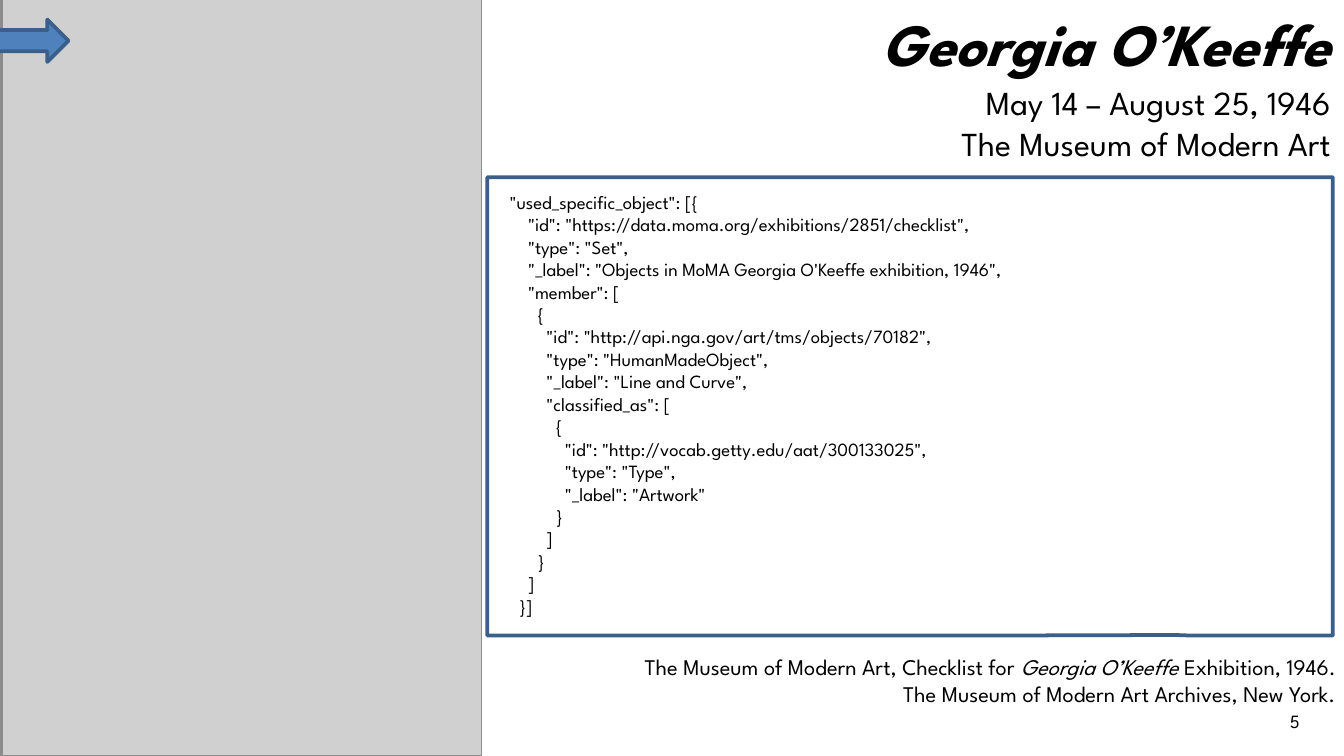
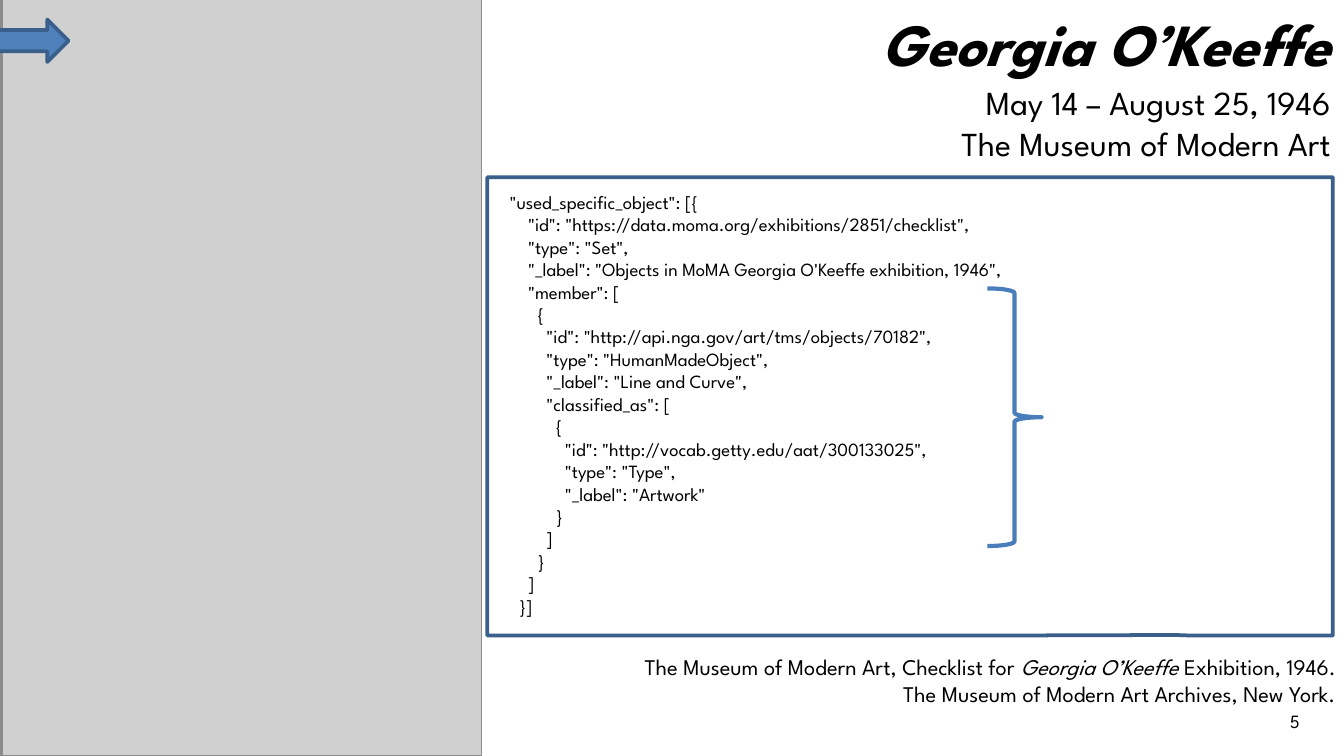
Before and after one commit to linked-art/showcase1, a slide deck: slide 5 of docs/Newfields_OKeeffeShowcase_2019-10-01.pptx. Drawn at 1344x756 pixels with LibreOffice and Linux fonts; fonts in the diff are those of the drawing; grey boxes stand for pictures. Boxes give left, top, right and bottom in pixels: in the first picture for what was removed or moved away, otherwise in the second. Text is boxed around its words. In the diff, an @@ line names an element or a change of style, - is before the commit and + after.

```diff
--- a/docs/Newfields_OKeeffeShowcase_2019-10-01.pptx
+++ b/docs/Newfields_OKeeffeShowcase_2019-10-01.pptx
@@ left brace added at [988, 289, 1042, 547], outline #4B7EBC 2.25 pt @@
```
Also in this commit, not shown: 2 other slides changed, 2 other files.
